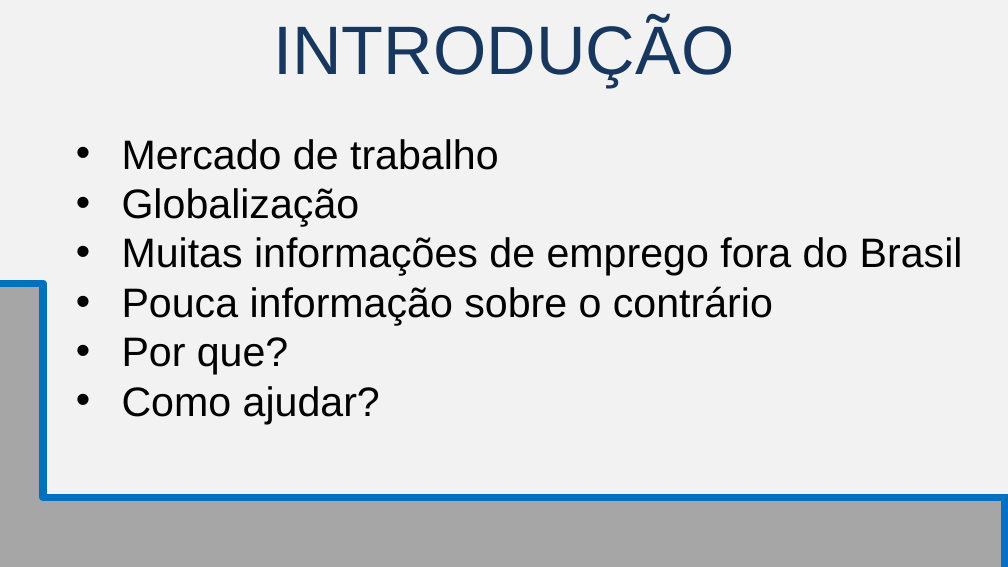
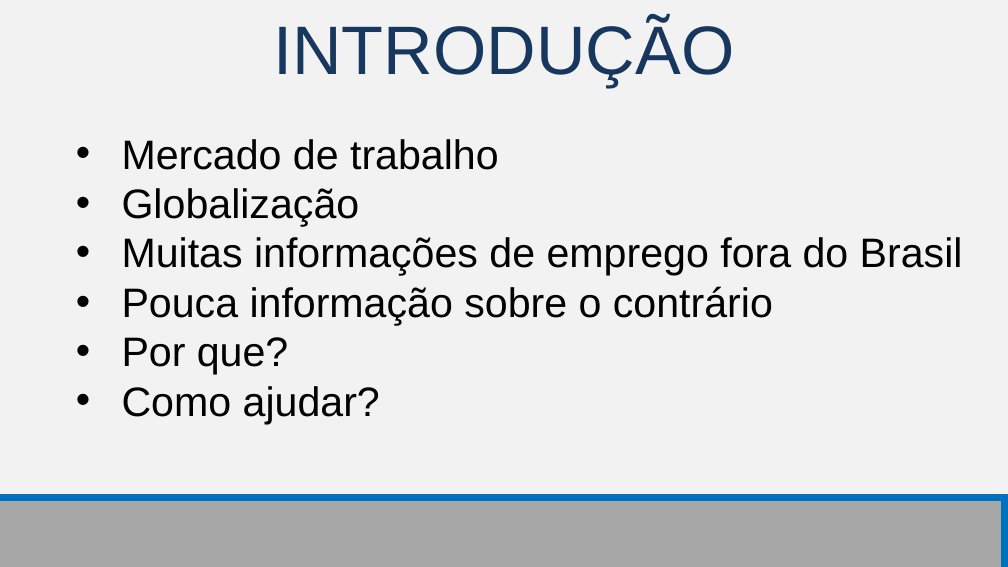
Before and after one commit to TR0NZ0D/Brazil-Career-Hub, a slide deck: slide 4 of Files/TCC - Final/Apresentacao_Final.pptx. Drawn at 1008x567 pixels with LibreOffice and Linux fonts; fonts in the diff are those of the drawing. Boxes give left, top, right and bottom in pixels: in the first picture for what was removed or moved away, otherwise in the second. Text is boxed around its words. In the diff, an @@ line names an element or a change of style, - is before the commit and + after.

```diff
--- a/Files/TCC - Final/Apresentacao_Final.pptx
+++ b/Files/TCC - Final/Apresentacao_Final.pptx
@@ rectangle removed at bbox=[0, 284, 43, 567] @@
@@ elbow line removed from (0, 284) to (1008, 498) @@
@@ rectangle: place and size @@
-rectangle at bbox=[16, 498, 1005, 567]
+rectangle at bbox=[0, 498, 1004, 567]
@@ line added from (1008, 498) to (0, 498), #0070C0 6 pt @@
```
Also in this commit, not shown: 5 other slides changed, 1 slide added, 1 slide removed.
